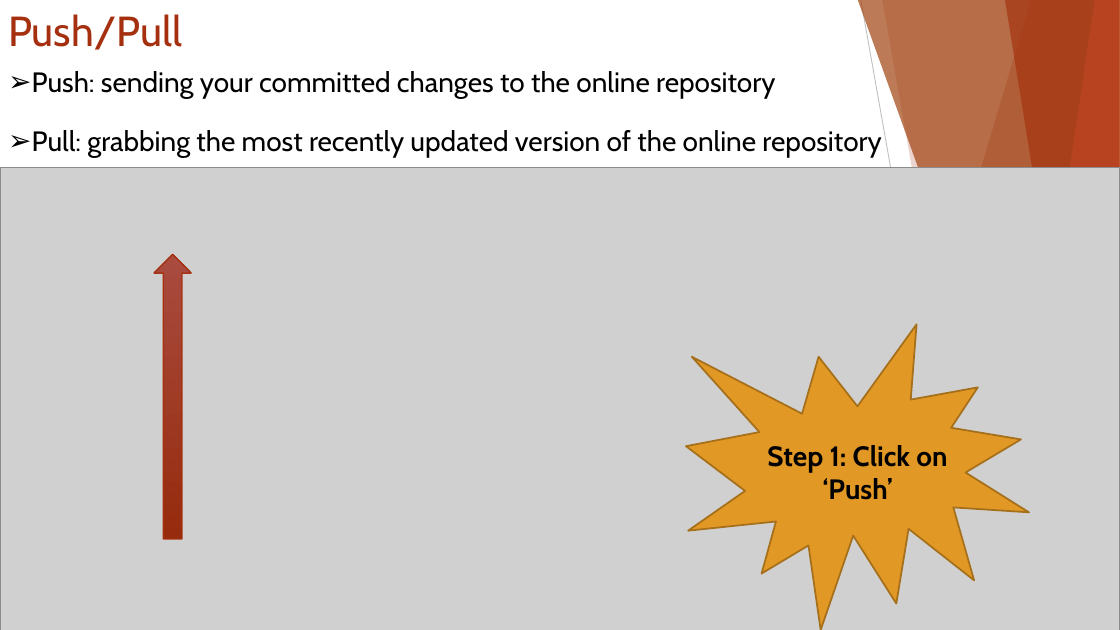
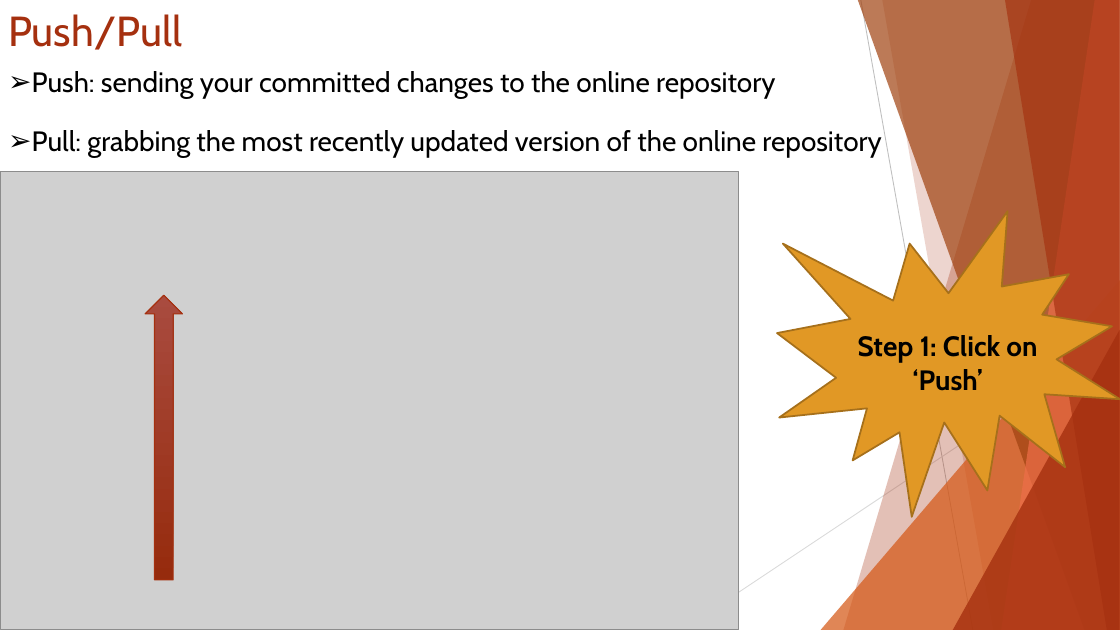
Before and after one commit to ICI3D/Sandbox, a slide deck: slide 14 of IntroToGitHub&SmartGit-v4.1.pptx. Drawn at 1120x630 pixels with LibreOffice and Linux fonts; fonts in the diff are those of the drawing; grey boxes stand for pictures. Boxes give left, top, right and bottom in pixels: in the first picture for what was removed or moved away, otherwise in the second. Text is boxed around its words. In the diff, an @@ line names an element or a change of style, - is before the commit and + after.

```diff
--- a/IntroToGitHub&SmartGit-v4.1.pptx
+++ b/IntroToGitHub&SmartGit-v4.1.pptx
@@ picture: place and size @@
-picture at [0,167,1120,630]
+picture at [0,171,739,630]
@@ irregular seal: place and size @@
-irregular seal at [686,324,1029,630]
+irregular seal at [777,211,1120,517]
@@ up arrow: place and size @@
-up arrow at [154,255,191,539]
+up arrow at [145,295,182,580]
@@ text "Step 1: Click on ‘Push’": place and size @@
-text "Step 1: Click on ‘Push’" at [767,445,947,500]
+text "Step 1: Click on ‘Push’" at [858,335,1037,391]
```
Also in this commit, not shown: 10 other slides changed, 4 slides added, 1 other file.
